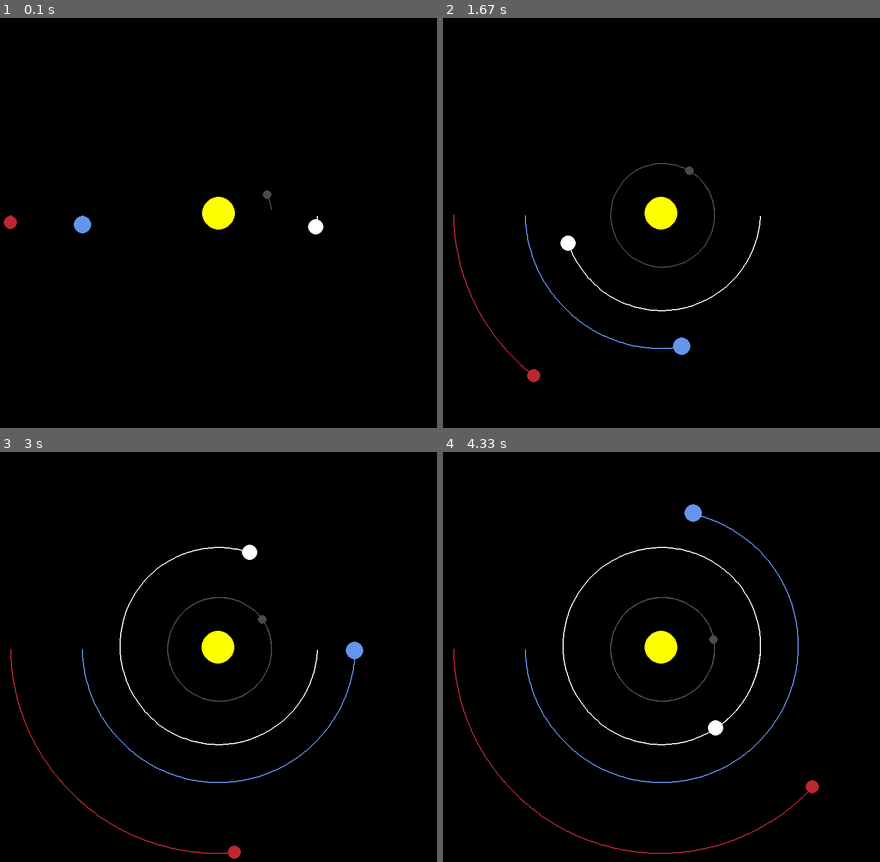
Above: before the commit, frames 1-4 (two rows, left to right).
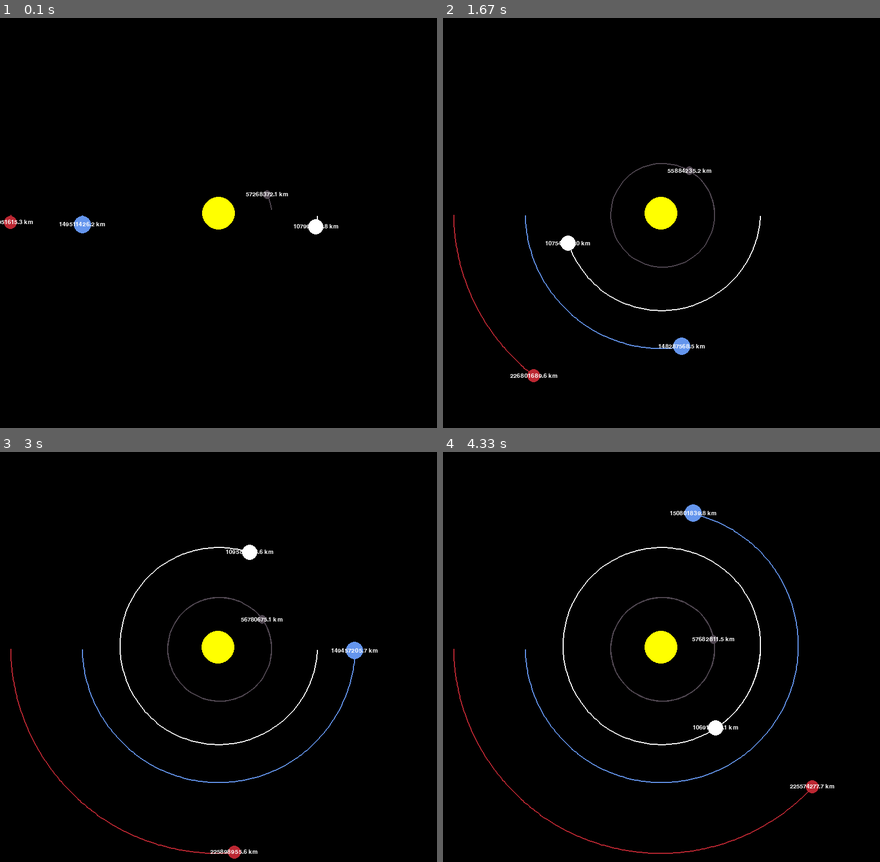
Above: after the commit, the same moments.

Repository: LeonardoZanotti/PyPlanet
Game: pygame game, started from pyplanet.py
The game is run twice, just before and just after one commit, with the same random seed, the same clock (stepped at 60 frames per second) and the same inputs.
Inputs:
- Up to frame 1 (0.1 s): no input
- Up to frame 2 (1.67 s): no input
- Up to frame 3 (3 s): no input
- Up to frame 4 (4.33 s): no input

The runs differ from the first frame. In frame 1, 0.2% of the frame differs, in the area x 0-78%, y 42-52%; in frame 2, 0.2%, in the area x 15-62%, y 36-88%; in frame 3, 0.2%; in frame 4, 0.2%.

Commit message:
showing distance to the sun

Diff:
--- a/pyplanet.py
+++ b/pyplanet.py
@@ -12,12 +12,15 @@
 SIZE = WIDTH, HEIGHT = 800, 800
 SCREEN = pygame.display.set_mode(SIZE)
 pygame.display.set_caption("Planet simulation")
+
 BLACK = (0, 0, 0)
 WHITE = (255, 255, 255)
 YELLOW = (255, 255, 0)
 BLUE = (100, 149, 237)
 RED = (188, 39, 50)
 DARK_GREY = (80, 71, 81)
+
+FONT = pygame.font.SysFont("comicsans", 16)
 
 
 class Planet:
@@ -47,13 +50,17 @@
         if len(self.orbit) > 2:
             updated_points = []
             for point in self.orbit:
-                x, y = point
-                x = x * self.SCALE + WIDTH / 2
-                y = y * self.SCALE + HEIGHT / 2
-                updated_points.append((x, y))
+                px, py = point
+                px = px * self.SCALE + WIDTH / 2
+                py = py * self.SCALE + HEIGHT / 2
+                updated_points.append((px, py))
             pygame.draw.lines(screen, self.color, False, updated_points, 2)
 
         pygame.draw.circle(screen, self.color, (x, y), self.radius)
+
+        if not self.sun:
+            distance_text = FONT.render(f"{round(self.distance_to_sun/1000, 1)} km", 1, WHITE)
+            screen.blit(distance_text, (x - distance_text.get_width()/2, y - distance_text.get_height()/2))
 
     def attraction(self, other):
         distance_x = other.x - self.x
